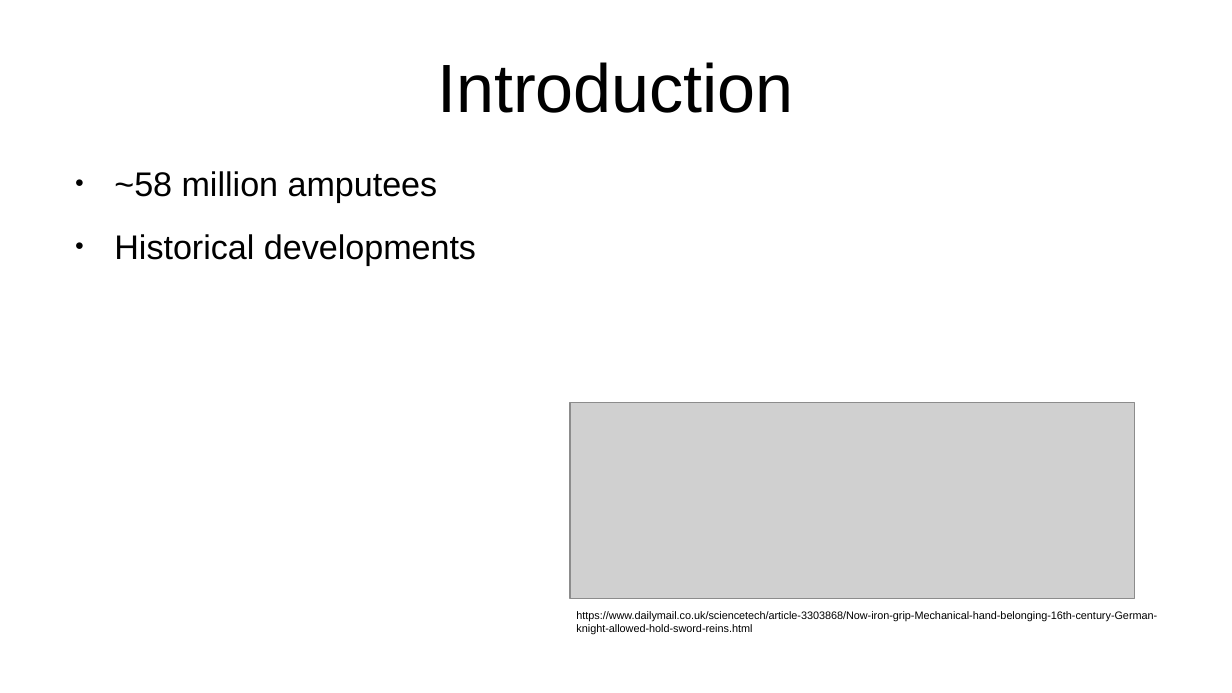
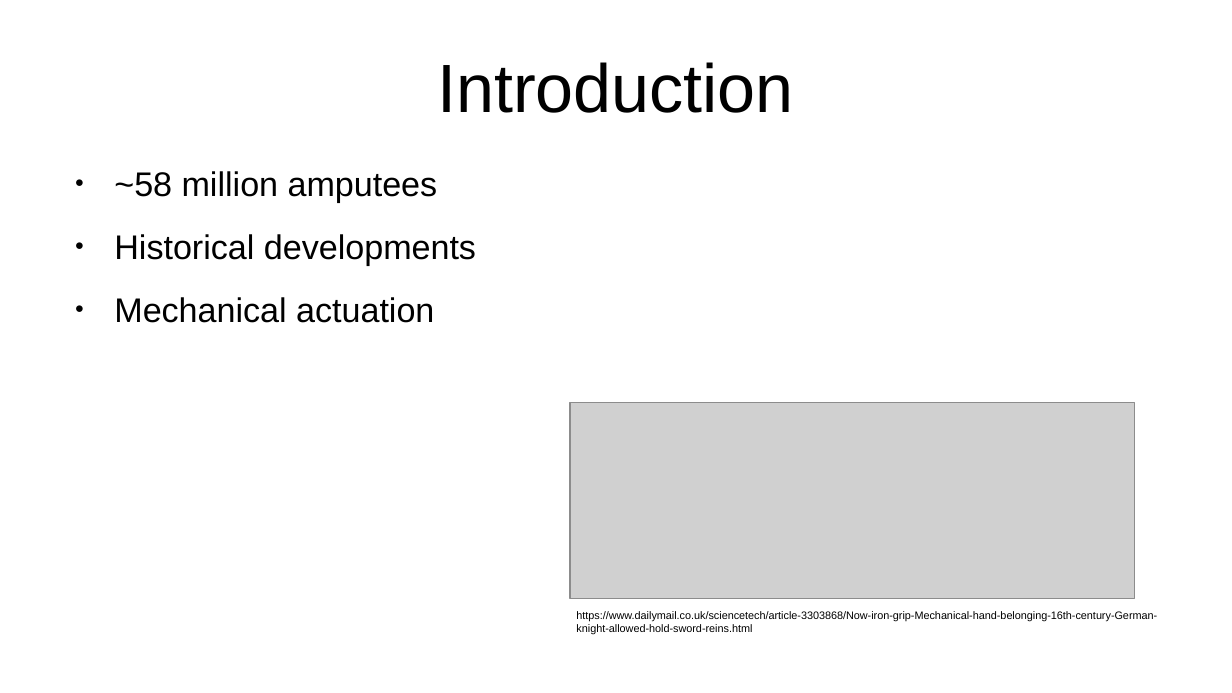
Before and after one commit to thom9258/masters-thesis, a slide deck: slide 3 of presentation/Presentation.odp. Drawn at 1232x693 pixels with LibreOffice and Linux fonts; fonts in the diff are those of the drawing; grey boxes stand for pictures. Boxes give left, top, right and bottom in pixels: in the first picture for what was removed or moved away, otherwise in the second. Text is boxed around its words. In the diff, an @@ line names an element or a change of style, - is before the commit and + after.

```diff
--- a/presentation/Presentation.odp
+++ b/presentation/Presentation.odp
@@ text at <box>114,297,434,323</box>: paragraph added @@
+● Mechanical actuation
```
Also in this commit, not shown: 3 other slides changed, 1 other file.
